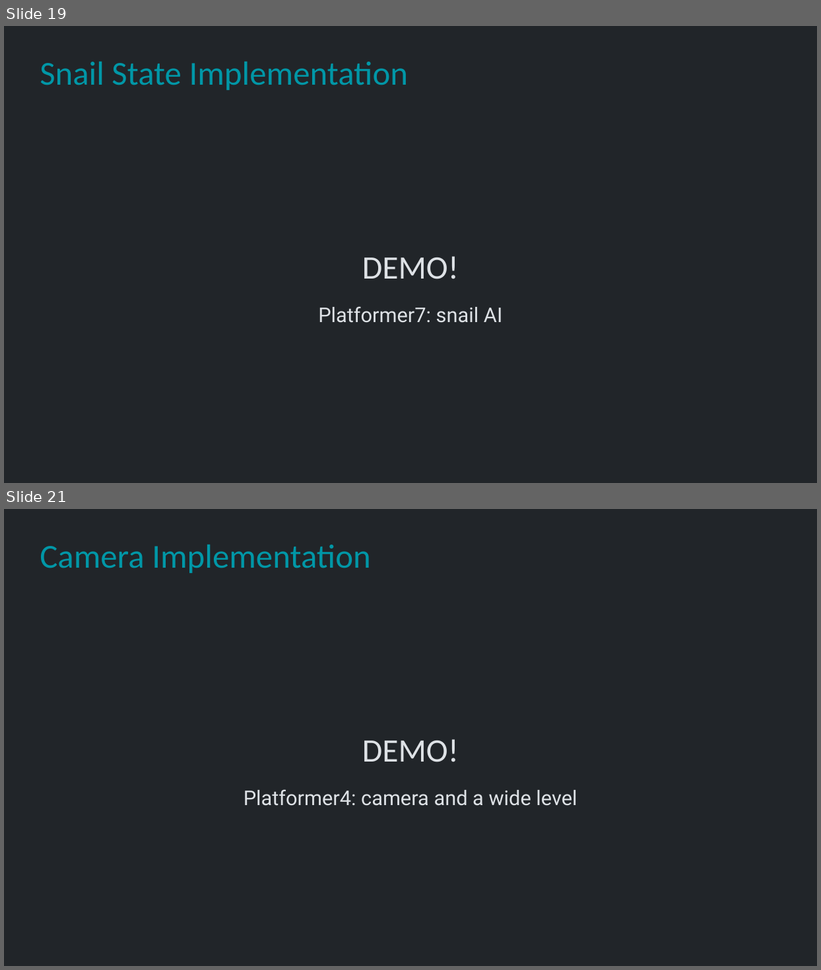
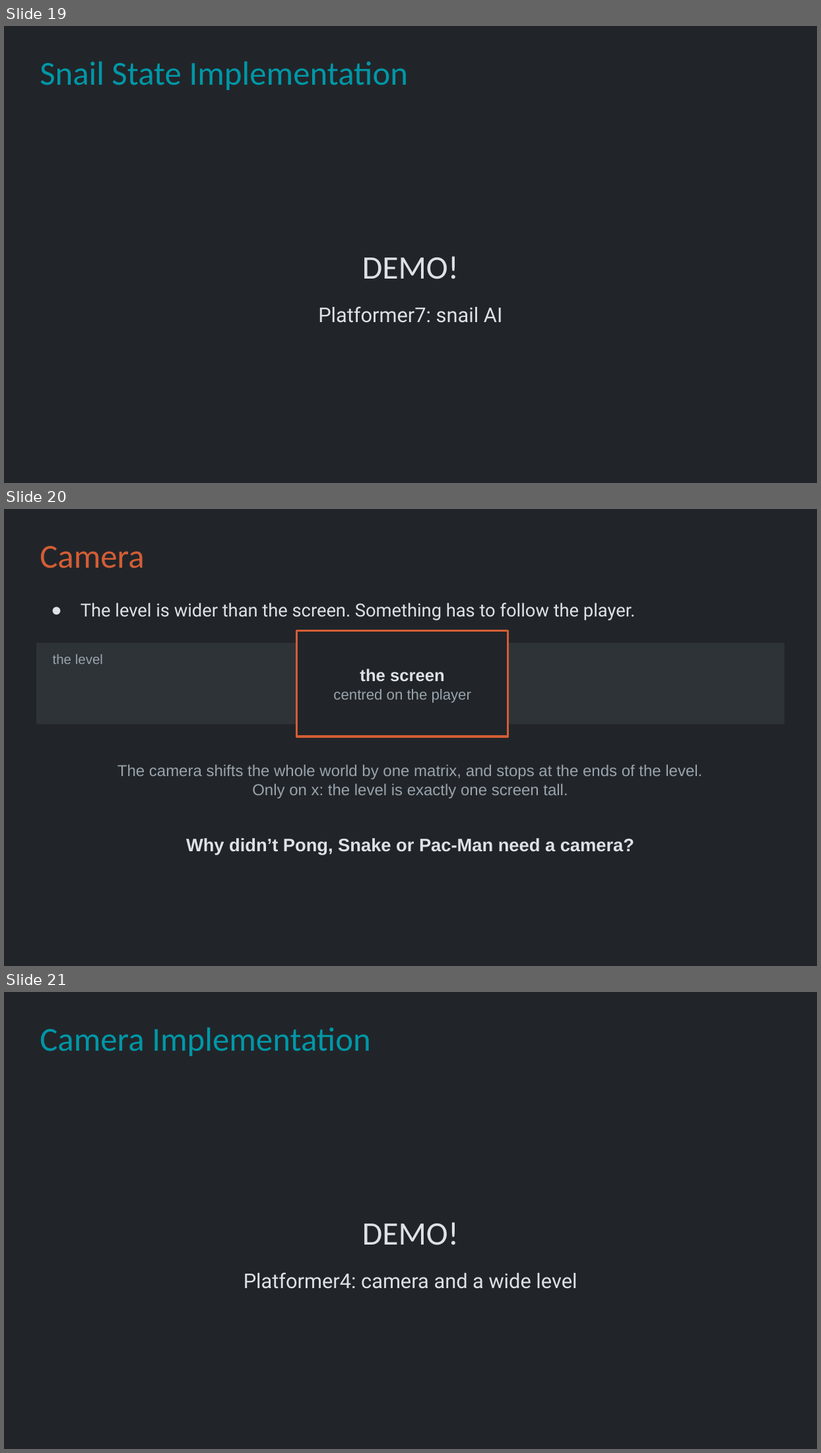
Before and after one commit to Metamate/gar, a slide deck: slides/06 Super Mario Bros.pptx. Shown one above the other, each under a label of ours: slides 19 and 21 before the commit, slides 19, 20 and 21 after it; the slides between them are not shown. The pictures are 821x970 and 821x1453 pixels, drawn with LibreOffice and Linux fonts; fonts in the diff are those of the drawing. Boxes give left, top, right and bottom in pixels: in the first picture for what was removed or moved away, otherwise in the second. Text is boxed around its words. In the diff, an @@ line names an element or a change of style, - is before the commit and + after.

```diff
--- a/slides/06 Super Mario Bros.pptx
+++ b/slides/06 Super Mario Bros.pptx
@@ slide 20 added at (4,509,817,966), background #212529 @@
@@ title added at (40,546,144,568), 29.7 pt, text #D45D35 @@
+Camera
@@ text added at (81,603,636,621), 16 pt, text #DEE2E6 @@
+● The level is wider than the screen. Something has to follow the player.
@@ rectangle added at (36,643,785,724), fill #2E3338 @@
@@ rectangle added at (297,631,508,737), fill #212529, outline #D45D35 2 pt, 13 pt, text #9AA3AB @@
+the screen
+centred on the player
@@ text added at (53,654,103,664), 12 pt, text #9AA3AB @@
+the level
@@ text added at (118,764,702,799), 14 pt, text #9AA3AB @@
+The camera shifts the whole world by one matrix, and stops at the ends of the level.
+Only on x: the level is exactly one screen tall.
@@ text added at (186,838,634,855), 16 pt, text #DEE2E6, bold @@
+Why didn’t Pong, Snake or Pac-Man need a camera?
```
Also in this commit, not shown: 4 slides changed, 4 other slides added, 4 slides removed.
